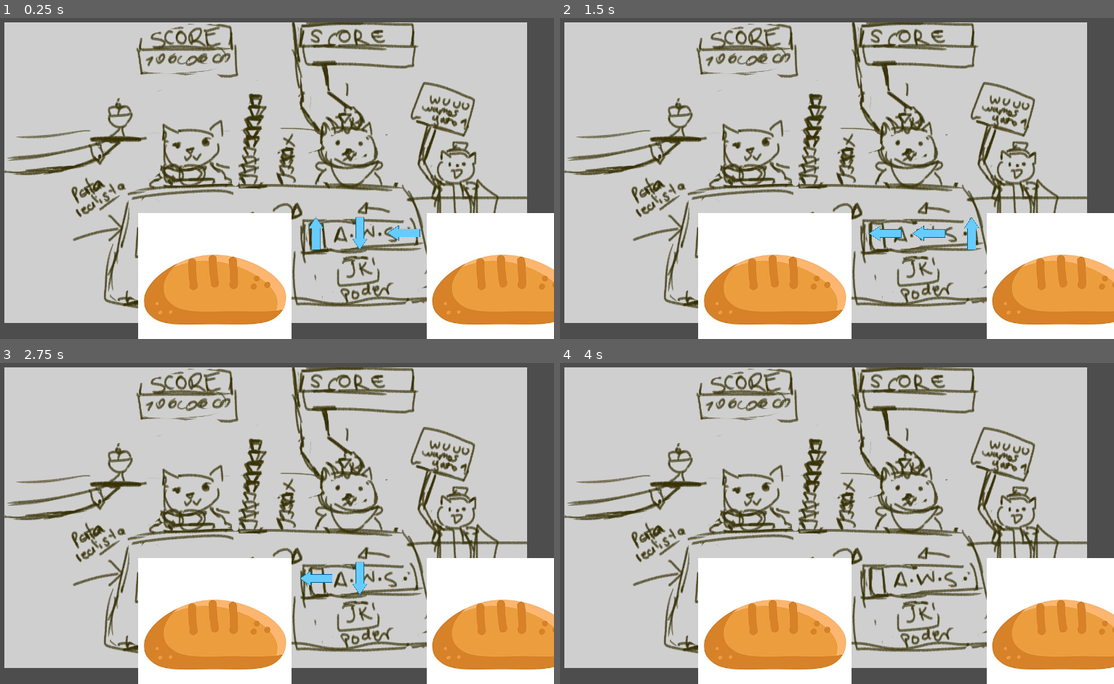
Above: before the commit, frames 1-4 (two rows, left to right).
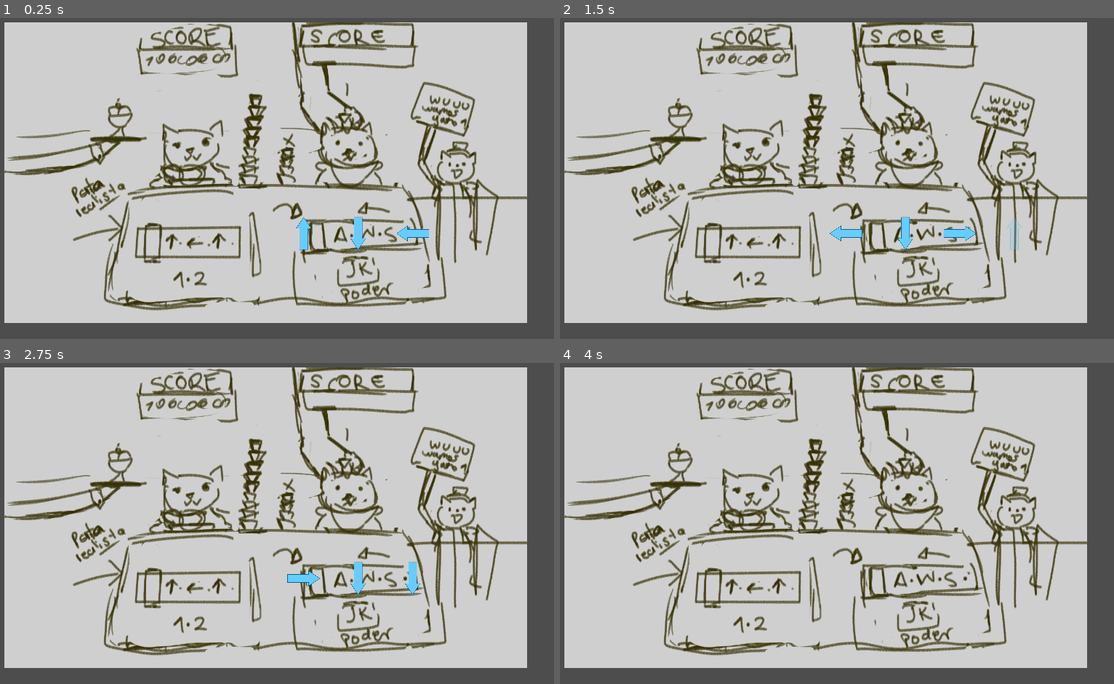
Above: after the commit, the same moments.

Repository: soetgdeznsgk/GGJ24---Fat-Cat-Fest
Game: Godot game, scene res://Escenas/Maingame/Maingame.tscn
The game is run twice, just before and just after one commit, with the same random seed, the same clock (stepped at 60 frames per second) and the same inputs. This scene is started directly instead of the project's main scene.
Inputs:
- Up to frame 1 (0.25 s): no input
- Up to frame 2 (1.5 s): tap Enter (ui_accept) at 0.5, 0.6, 0.77, 1.07, 1.35 s
- Up to frame 3 (2.75 s): tap Enter (ui_accept) at 1.52, 1.82, 2.1 s
- Up to frame 4 (4 s): tap Enter (ui_accept) at 2.75, 2.85, 3.02, 3.32, 3.6, 3.77 s

The runs differ from the first frame. In frame 1, 20% of the frame differs, in the area x 24-100%, y 60-100%; in frame 2, 21%; in frame 3, 20%; in frame 4, 20%.

Commit message:
Refinado y con punishment si se falla el comando

Diff:
--- a/Escenas/Maingame/Maingame.tscn
+++ b/Escenas/Maingame/Maingame.tscn
@@ -10,4 +10,4 @@
 texture = ExtResource("1_eo8rj")
 
 [node name="Comandos" parent="." instance=ExtResource("2_wilsv")]
-position = Vector2(755, 469)
+position = Vector2(650, 469)
--- a/Escenas/Maingame/comandos.gd
+++ b/Escenas/Maingame/comandos.gd
@@ -9,6 +9,7 @@
 
 @onready var comandoNodos = [$Comando0, $Comando1, $Comando2, $Comando3]
 var comandos : Array = []
+var esperarError := false
 
 enum {
 	Arriba,
@@ -20,28 +21,52 @@
 # Called when the node enters the scene tree for the first time.
 func _ready() -> void:
 	# deberian llegar en la comida
-	comandos = [Arriba,Abajo,Izquierda,Derecha,Abajo,Izquierda,Derecha,Arriba,Abajo]
-	print(comandos)
+	comandos = [Arriba,Abajo,Izquierda,Derecha,Abajo,Izquierda,Derecha,Arriba,Abajo,Arriba,Abajo]
 	for i in range(3):
 		var ultimo = comandos.pop_front()
 		comandoNodos[i].texture = textureEnum[ultimo]
-	print(comandos)
 
 func _physics_process(delta: float) -> void:
+	# Quiza falta input buffering
+	# Lo hace bien
 	if Input.is_action_just_pressed("ui_accept"):
 		actualizar_flechas()
+	# Se equivoca
+	if Input.is_action_just_pressed("ui_cancel"):
+		error_flechas()
 
 func actualizar_flechas():
-	print(comandos)
-	if comandos.size() > 0:
-		var ultimo = comandos.pop_front()
-		comandoNodos[3].texture = textureEnum[ultimo]
+	if !esperarError:
+		if comandos.size() > 0:
+			var ultimo = comandos.pop_front()
+			comandoNodos[3].texture = textureEnum[ultimo]
+		else:
+			var ultimo = null
+			comandoNodos[3].texture = null
+		if anim.is_playing():
+			anim.play("scroll_izquierda",-1,5)
+		else:
+			anim.play("scroll_izquierda",-1,1)
+
+func error_flechas():
+	esperarError = true
+	if anim.is_playing():
+		anim.speed_scale = 5
+		await anim.animation_finished
+		anim.speed_scale = 0.3
+		anim.play("error_flecha")
 	else:
-		var ultimo = null
-		comandoNodos[3].texture = null
-	anim.play("scroll_izquierda")
+		anim.speed_scale = 0.7
+		anim.play("error_flecha")
 
 func _on_animation_player_animation_finished(anim_name: StringName) -> void:
-	comandoNodos[0].texture = comandoNodos[1].texture
-	comandoNodos[1].texture = comandoNodos[2].texture
-	comandoNodos[2].texture = comandoNodos[3].texture
+	if anim_name == "scroll_izquierda":
+		comandoNodos[0].texture = comandoNodos[1].texture
+		comandoNodos[1].texture = comandoNodos[2].texture
+		comandoNodos[2].texture = comandoNodos[3].texture
+		for i in comandoNodos.size():
+			comandoNodos[i].position = Vector2((i+1)*128, 51)
+			comandoNodos[i].self_modulate = Color(1,1,1,1)
+	if anim_name == "error_flecha":
+		esperarError = false
+		anim.speed_scale = 1
--- a/Escenas/Maingame/comandos.tscn
+++ b/Escenas/Maingame/comandos.tscn
@@ -1,6 +1,5 @@
 [gd_scene load_steps=9 format=3 uid="uid://bbx7yskj14jdm"]
 
-[ext_resource type="Texture2D" uid="uid://cr6oimsr4j7no" path="res://Sprites/Comidas/pngtree-simple-breadloaf-vector-illustration-on-white-background-png-image_2013485.jpg" id="1_as27t"]
 [ext_resource type="Script" path="res://Escenas/Maingame/comandos.gd" id="1_k17g7"]
 [ext_resource type="Texture2D" uid="uid://b7u2syubd446b" path="res://Sprites/Comandos/FlechaAbajo.png" id="2_gyd1x"]
 [ext_resource type="Texture2D" uid="uid://ds5cfarbrgm6r" path="res://Sprites/Comandos/flechaArriba.png" id="3_x3pn3"]
@@ -8,8 +7,7 @@
 
 [sub_resource type="Animation" id="Animation_tbyb4"]
 resource_name = "scroll_izquierda"
-length = 0.513
-step = 0.001
+length = 0.5
 tracks/0/type = "value"
 tracks/0/imported = false
 tracks/0/enabled = true
@@ -17,10 +15,10 @@
 tracks/0/interp = 1
 tracks/0/loop_wrap = true
 tracks/0/keys = {
-"times": PackedFloat32Array(0, 0.5, 0.509),
-"transitions": PackedFloat32Array(1, 1e-05, 1),
-"update": 0,
-"values": [Vector2(52, 51), Vector2(-50, 51), Vector2(52, 51)]
+"times": PackedFloat32Array(0, 0.5),
+"transitions": PackedFloat32Array(1, 1e-05),
+"update": 0,
+"values": [Vector2(128, 51), Vector2(-50, 51)]
 }
 tracks/1/type = "value"
 tracks/1/imported = false
@@ -29,10 +27,10 @@
 tracks/1/interp = 1
 tracks/1/loop_wrap = true
 tracks/1/keys = {
-"times": PackedFloat32Array(0, 0.5, 0.509),
-"transitions": PackedFloat32Array(1, 1e-05, 1),
-"update": 0,
-"values": [Vector2(155, 51), Vector2(53, 51), Vector2(155, 51)]
+"times": PackedFloat32Array(0, 0.5),
+"transitions": PackedFloat32Array(1, 1e-05),
+"update": 0,
+"values": [Vector2(256, 51), Vector2(128, 51)]
 }
 tracks/2/type = "value"
 tracks/2/imported = false
@@ -41,10 +39,10 @@
 tracks/2/interp = 1
 tracks/2/loop_wrap = true
 tracks/2/keys = {
-"times": PackedFloat32Array(0, 0.5, 0.508),
-"transitions": PackedFloat32Array(1, 1e-05, 1),
-"update": 0,
-"values": [Vector2(258, 50), Vector2(156, 51), Vector2(258, 50)]
+"times": PackedFloat32Array(0, 0.5),
+"transitions": PackedFloat32Array(1, 1e-05),
+"update": 0,
+"values": [Vector2(384, 51), Vector2(256, 51)]
 }
 tracks/3/type = "value"
 tracks/3/imported = false
@@ -53,7 +51,7 @@
 tracks/3/interp = 1
 tracks/3/loop_wrap = true
 tracks/3/keys = {
-"times": PackedFloat32Array(0, 0.505),
+"times": PackedFloat32Array(0, 0.5),
 "transitions": PackedFloat32Array(1, 1),
 "update": 1,
 "values": [true, false]
@@ -65,10 +63,34 @@
 tracks/4/interp = 1
 tracks/4/loop_wrap = true
 tracks/4/keys = {
-"times": PackedFloat32Array(0, 0.49, 0.509),
-"transitions": PackedFloat32Array(1, 1, 1),
-"update": 0,
-"values": [Vector2(356, 50.98), Vector2(259, 50.98), Vector2(356, 50.98)]
+"times": PackedFloat32Array(0, 0.5),
+"transitions": PackedFloat32Array(1, 1),
+"update": 0,
+"values": [Vector2(512, 51), Vector2(384, 51)]
+}
+tracks/5/type = "value"
+tracks/5/imported = false
+tracks/5/enabled = true
+tracks/5/path = NodePath("Comando0:self_modulate")
+tracks/5/interp = 1
+tracks/5/loop_wrap = true
+tracks/5/keys = {
+"times": PackedFloat32Array(0.1, 0.5),
+"transitions": PackedFloat32Array(1, 1),
+"update": 0,
+"values": [Color(1, 1, 1, 1), Color(1, 1, 1, 0)]
+}
+tracks/6/type = "value"
+tracks/6/imported = false
+tracks/6/enabled = true
+tracks/6/path = NodePath("Comando3:self_modulate")
+tracks/6/interp = 1
+tracks/6/loop_wrap = true
+tracks/6/keys = {
+"times": PackedFloat32Array(0, 0.5),
+"transitions": PackedFloat32Array(1, 1),
+"update": 0,
+"values": [Color(1, 1, 1, 0), Color(1, 1, 1, 1)]
 }
 
 [sub_resource type="Animation" id="Animation_rhm6t"]
@@ -83,7 +105,7 @@
 "times": PackedFloat32Array(0),
 "transitions": PackedFloat32Array(1),
 "update": 0,
-"values": [Vector2(52, 51)]
+"values": [Vector2(128, 51)]
 }
 tracks/1/type = "value"
 tracks/1/imported = false
@@ -95,7 +117,7 @@
 "times": PackedFloat32Array(0),
 "transitions": PackedFloat32Array(1),
 "update": 0,
-"values": [Vector2(155, 51)]
+"values": [Vector2(256, 51)]
 }
 tracks/2/type = "value"
 tracks/2/imported = false
@@ -107,7 +129,7 @@
 "times": PackedFloat32Array(0),
 "transitions": PackedFloat32Array(1),
 "update": 0,
-"values": [Vector2(258, 50)]
+"values": [Vector2(384, 51)]
 }
 tracks/3/type = "value"
 tracks/3/imported = false
@@ -155,12 +177,90 @@
 "times": PackedFloat32Array(0),
 "transitions": PackedFloat32Array(1),
 "update": 0,
-"values": [Vector2(352, 50.98)]
+"values": [Vector2(512, 51)]
+}
+tracks/7/type = "value"
+tracks/7/imported = false
+tracks/7/enabled = true
+tracks/7/path = NodePath("Comando0:self_modulate")
+tracks/7/interp = 1
+tracks/7/loop_wrap = true
+tracks/7/keys = {
+"times": PackedFloat32Array(0),
+"transitions": PackedFloat32Array(1),
+"update": 0,
+"values": [Color(1, 1, 1, 1)]
+}
+tracks/8/type = "value"
+tracks/8/imported = false
+tracks/8/enabled = true
+tracks/8/path = NodePath("Comando3:self_modulate")
+tracks/8/interp = 1
+tracks/8/loop_wrap = true
+tracks/8/keys = {
+"times": PackedFloat32Array(0),
+"transitions": PackedFloat32Array(1),
+"update": 0,
+"values": [Color(1, 1, 1, 0)]
+}
+tracks/9/type = "value"
+tracks/9/imported = false
+tracks/9/enabled = true
+tracks/9/path = NodePath("Comando0:rotation")
+tracks/9/interp = 1
+tracks/9/loop_wrap = true
+tracks/9/keys = {
+"times": PackedFloat32Array(0),
+"transitions": PackedFloat32Array(1),
+"update": 0,
+"values": [0.0]
+}
+tracks/10/type = "value"
+tracks/10/imported = false
+tracks/10/enabled = true
+tracks/10/path = NodePath("Comando0:modulate")
+tracks/10/interp = 1
+tracks/10/loop_wrap = true
+tracks/10/keys = {
+"times": PackedFloat32Array(0),
+"transitions": PackedFloat32Array(1),
+"update": 0,
+"values": [Color(1, 1, 1, 1)]
+}
+
+[sub_resource type="Animation" id="Animation_oglbr"]
+resource_name = "error_flecha"
+length = 0.1
+step = 0.025
+tracks/0/type = "value"
+tracks/0/imported = false
+tracks/0/enabled = true
+tracks/0/path = NodePath("Comando0:rotation")
+tracks/0/interp = 1
+tracks/0/loop_wrap = true
+tracks/0/keys = {
+"times": PackedFloat32Array(0, 0.025, 0.05, 0.075),
+"transitions": PackedFloat32Array(1, 1, 1, 1),
+"update": 0,
+"values": [0.905826, -0.607375, 0.905826, 0.0]
+}
+tracks/1/type = "value"
+tracks/1/imported = false
+tracks/1/enabled = true
+tracks/1/path = NodePath("Comando0:modulate")
+tracks/1/interp = 1
+tracks/1/loop_wrap = true
+tracks/1/keys = {
+"times": PackedFloat32Array(0, 0.1),
+"transitions": PackedFloat32Array(1, 1),
+"update": 0,
+"values": [Color(1, 0, 0, 1), Color(1, 1, 1, 1)]
 }
 
 [sub_resource type="AnimationLibrary" id="AnimationLibrary_6k4li"]
 _data = {
 "RESET": SubResource("Animation_rhm6t"),
+"error_flecha": SubResource("Animation_oglbr"),
 "scroll_izquierda": SubResource("Animation_tbyb4")
 }
 
@@ -168,22 +268,23 @@
 script = ExtResource("1_k17g7")
 
 [node name="Comando0" type="Sprite2D" parent="."]
-position = Vector2(52, 51)
+position = Vector2(128, 51)
 scale = Vector2(0.1, 0.1)
 texture = ExtResource("2_gyd1x")
 
 [node name="Comando1" type="Sprite2D" parent="."]
-position = Vector2(155, 51)
+position = Vector2(256, 51)
 scale = Vector2(0.1, 0.1)
 texture = ExtResource("3_x3pn3")
 
 [node name="Comando2" type="Sprite2D" parent="."]
-position = Vector2(258, 50)
+position = Vector2(384, 51)
 scale = Vector2(0.1, 0.1)
 texture = ExtResource("4_4hgvy")
 
 [node name="Comando3" type="Sprite2D" parent="."]
-position = Vector2(352, 50.98)
+self_modulate = Color(1, 1, 1, 0)
+position = Vector2(512, 51)
 scale = Vector2(0.1, 0.1)
 texture = ExtResource("4_4hgvy")
 
@@ -192,12 +293,4 @@
 "": SubResource("AnimationLibrary_6k4li")
 }
 
-[node name="Sprite2D" type="Sprite2D" parent="."]
-position = Vector2(-185, 183)
-texture = ExtResource("1_as27t")
-
-[node name="Sprite2D2" type="Sprite2D" parent="."]
-position = Vector2(492, 183)
-texture = ExtResource("1_as27t")
-
 [connection signal="animation_finished" from="AnimationPlayer" to="." method="_on_animation_player_animation_finished"]
--- a/project.godot
+++ b/project.godot
@@ -20,3 +20,50 @@
 window/size/viewport_width=1366
 window/size/viewport_height=768
 window/stretch/mode="canvas_items"
+
+[input]
+
+ArribaPj1={
+"deadzone": 0.5,
+"events": [Object(InputEventKey,"resource_local_to_scene":false,"resource_name":"","device":-1,"window_id":0,"alt_pressed":false,"shift_pressed":false,"ctrl_pressed":false,"meta_pressed":false,"pressed":false,"keycode":0,"physical_keycode":4194320,"key_label":0,"unicode":0,"echo":false,"script":null)
+, Object(InputEventJoypadButton,"resource_local_to_scene":false,"resource_name":"","device":-1,"button_index":11,"pressure":0.0,"pressed":true,"script":null)
+]
+}
+ArribaPj2={
+"deadzone": 0.5,
+"events": [Object(InputEventKey,"resource_local_to_scene":false,"resource_name":"","device":-1,"window_id":0,"alt_pressed":false,"shift_pressed":false,"ctrl_pressed":false,"meta_pressed":false,"pressed":false,"keycode":0,"physical_keycode":87,"key_label":0,"unicode":119,"echo":false,"script":null)
+]
+}
+AbajoPj1={
+"deadzone": 0.5,
+"events": [Object(InputEventKey,"resource_local_to_scene":false,"resource_name":"","device":-1,"window_id":0,"alt_pressed":false,"shift_pressed":false,"ctrl_pressed":false,"meta_pressed":false,"pressed":false,"keycode":0,"physical_keycode":4194322,"key_label":0,"unicode":0,"echo":false,"script":null)
+, Object(InputEventJoypadButton,"resource_local_to_scene":false,"resource_name":"","device":-1,"button_index":12,"pressure":0.0,"pressed":true,"script":null)
+]
+}
+AbajoPj2={
+"deadzone": 0.5,
+"events": [Object(InputEventKey,"resource_local_to_scene":false,"resource_name":"","device":-1,"window_id":0,"alt_pressed":false,"shift_pressed":false,"ctrl_pressed":false,"meta_pressed":false,"pressed":false,"keycode":0,"physical_keycode":83,"key_label":0,"unicode":115,"echo":false,"script":null)
+]
+}
+IzquierdaPj1={
+"deadzone": 0.5,
+"events": [Object(InputEventKey,"resource_local_to_scene":false,"resource_name":"","device":-1,"window_id":0,"alt_pressed":false,"shift_pressed":false,"ctrl_pressed":false,"meta_pressed":false,"pressed":false,"keycode":0,"physical_keycode":4194319,"key_label":0,"unicode":0,"echo":false,"script":null)
+, Object(InputEventJoypadButton,"resource_local_to_scene":false,"resource_name":"","device":-1,"button_index":13,"pressure":0.0,"pressed":true,"script":null)
+]
+}
+IzquierdaPj2={
+"deadzone": 0.5,
+"events": [Object(InputEventKey,"resource_local_to_scene":false,"resource_name":"","device":-1,"window_id":0,"alt_pressed":false,"shift_pressed":false,"ctrl_pressed":false,"meta_pressed":false,"pressed":false,"keycode":0,"physical_keycode":65,"key_label":0,"unicode":97,"echo":false,"script":null)
+]
+}
+DerechaPj1={
+"deadzone": 0.5,
+"events": [Object(InputEventKey,"resource_local_to_scene":false,"resource_name":"","device":-1,"window_id":0,"alt_pressed":false,"shift_pressed":false,"ctrl_pressed":false,"meta_pressed":false,"pressed":false,"keycode":0,"physical_keycode":4194321,"key_label":0,"unicode":0,"echo":false,"script":null)
+, Object(InputEventJoypadButton,"resource_local_to_scene":false,"resource_name":"","device":-1,"button_index":14,"pressure":0.0,"pressed":true,"script":null)
+]
+}
+DerechaPj2={
+"deadzone": 0.5,
+"events": [Object(InputEventKey,"resource_local_to_scene":false,"resource_name":"","device":-1,"window_id":0,"alt_pressed":false,"shift_pressed":false,"ctrl_pressed":false,"meta_pressed":false,"pressed":false,"keycode":0,"physical_keycode":68,"key_label":0,"unicode":100,"echo":false,"script":null)
+]
+}
